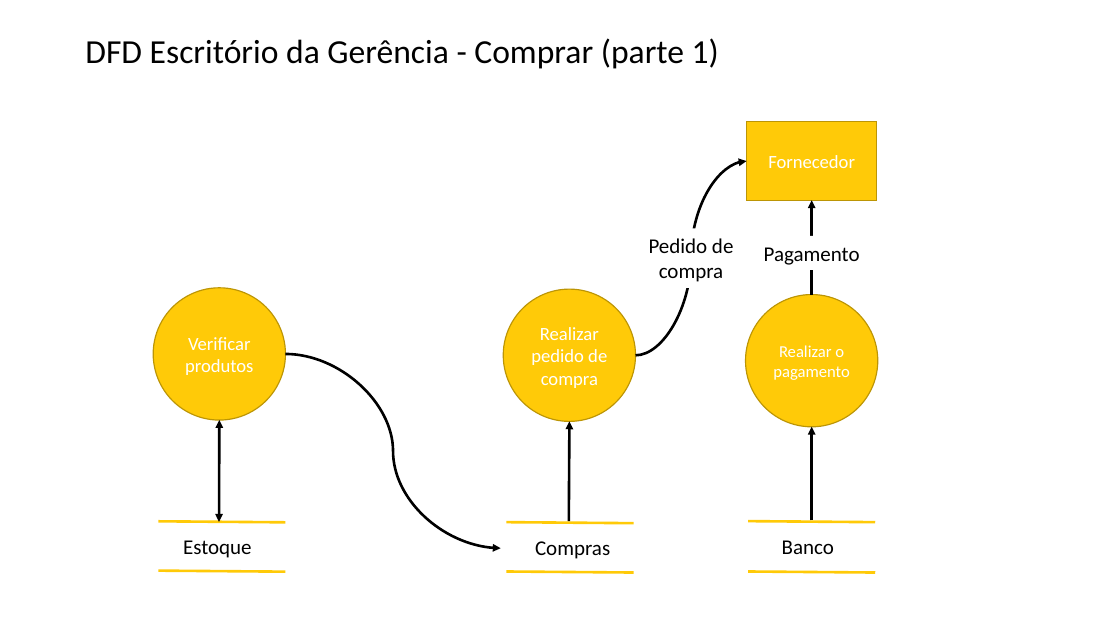
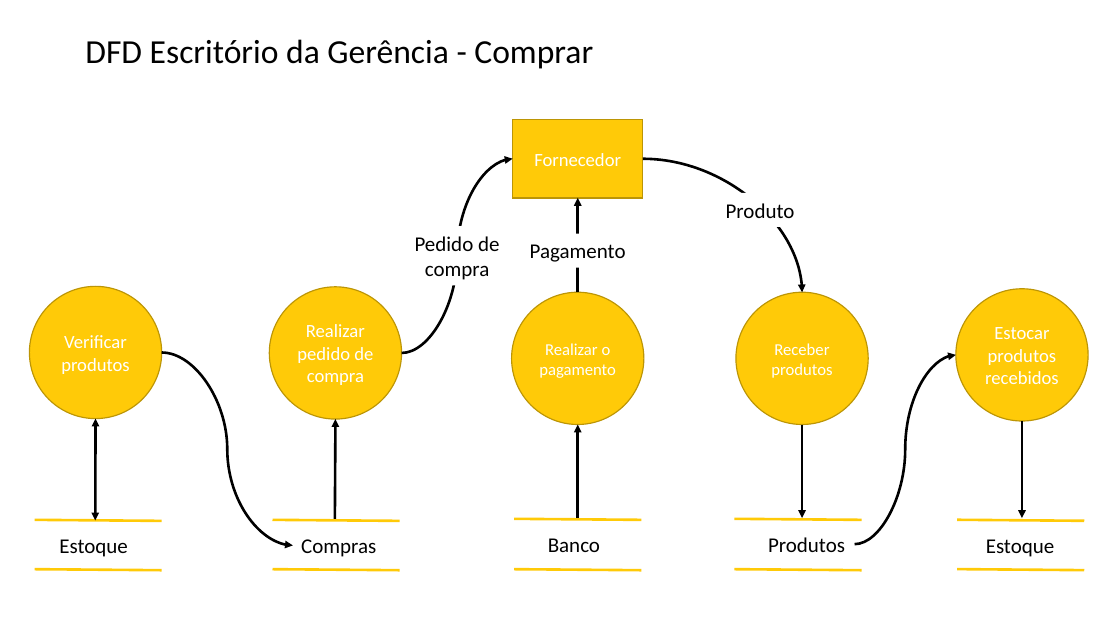
Before and after one commit to faconta/OPE, a slide deck: slide 6 of Artefatos/16. Diagramas de Fluxo de Dados.pptx. Drawn at 1120x630 pixels with LibreOffice and Linux fonts; fonts in the diff are those of the drawing. Boxes give left, top, right and bottom in pixels: in the first picture for what was removed or moved away, otherwise in the second. Text is boxed around its words. In the diff, an @@ line names an element or a change of style, - is before the commit and + after.

```diff
--- a/Artefatos/16. Diagramas de Fluxo de Dados.pptx
+++ b/Artefatos/16. Diagramas de Fluxo de Dados.pptx
@@ title at <box>85,39,593,69</box>: text changed @@
-DFD Escritório da Gerência - Comprar (parte 1)
+DFD Escritório da Gerência - Comprar
@@ curved arrow added from (643, 159) to (802, 292), #000000 2.25 pt @@
@@ text added at <box>726,203,795,218</box>, 18 pt, text #000000 @@
+Produto
@@ ellipse added at <box>736,292,868,424</box>, fill #FFCA08, outline #BD9506 1 pt, 14.3 pt, text #FFFFFF @@
+Receber produtos
@@ ellipse added at <box>956,289,1088,421</box>, fill #FFCA08, outline #BD9506 1 pt, 16 pt, text #FFFFFF @@
+Estocar produtos recebidos
@@ curved arrow moved from (286, 354) - (501, 549) to (162, 353) - (293, 545) @@
@@ curved arrow added from (854, 544) to (956, 355), #000000 2.25 pt @@
@@ 2 lines, 1 ellipse, 1 text, 1 double arrow: place and size @@
-2 lines, 1 ellipse, 1 text, 1 double arrow at <box>153,288,286,572</box>
+2 lines, 1 ellipse, 1 text, 1 double arrow at <box>29,287,162,571</box>
@@ 2 texts, 2 arrows, 1 rectangle, 1 ellipse, 1 line: place and size @@
-2 texts, 2 arrows, 1 rectangle, 1 ellipse, 1 line at <box>507,122,878,559</box>
+2 texts, 2 arrows, 1 rectangle, 1 ellipse, 1 line at <box>272,119,644,557</box>
@@ arrow added from (802, 424) to (802, 518), #000000 2.25 pt @@
@@ arrow added from (1023, 421) to (1023, 518), #000000 2.25 pt @@
@@ line added from (734, 519) to (862, 520), #FFCA08 2.25 pt @@
@@ text added at <box>768,537,845,552</box>, 18 pt, text #000000 @@
+Produtos
@@ line added from (957, 520) to (1085, 521), #FFCA08 2.25 pt @@
@@ text added at <box>986,539,1055,557</box>, 18 pt, text #000000 @@
+Estoque
@@ 3 lines, 2 texts, 1 ellipse, 1 curved arrow, 1 arrow: place and size @@
-3 lines, 2 texts, 1 ellipse, 1 curved arrow, 1 arrow at <box>503,161,875,573</box>
+3 lines, 2 texts, 1 ellipse, 1 curved arrow, 1 arrow at <box>270,159,641,571</box>
@@ line added from (734, 570) to (862, 571), #FFCA08 2.25 pt @@
@@ line added from (957, 570) to (1085, 571), #FFCA08 2.25 pt @@
```
Also in this commit, not shown: 5 other slides changed, 1 slide removed, 1 other file.
